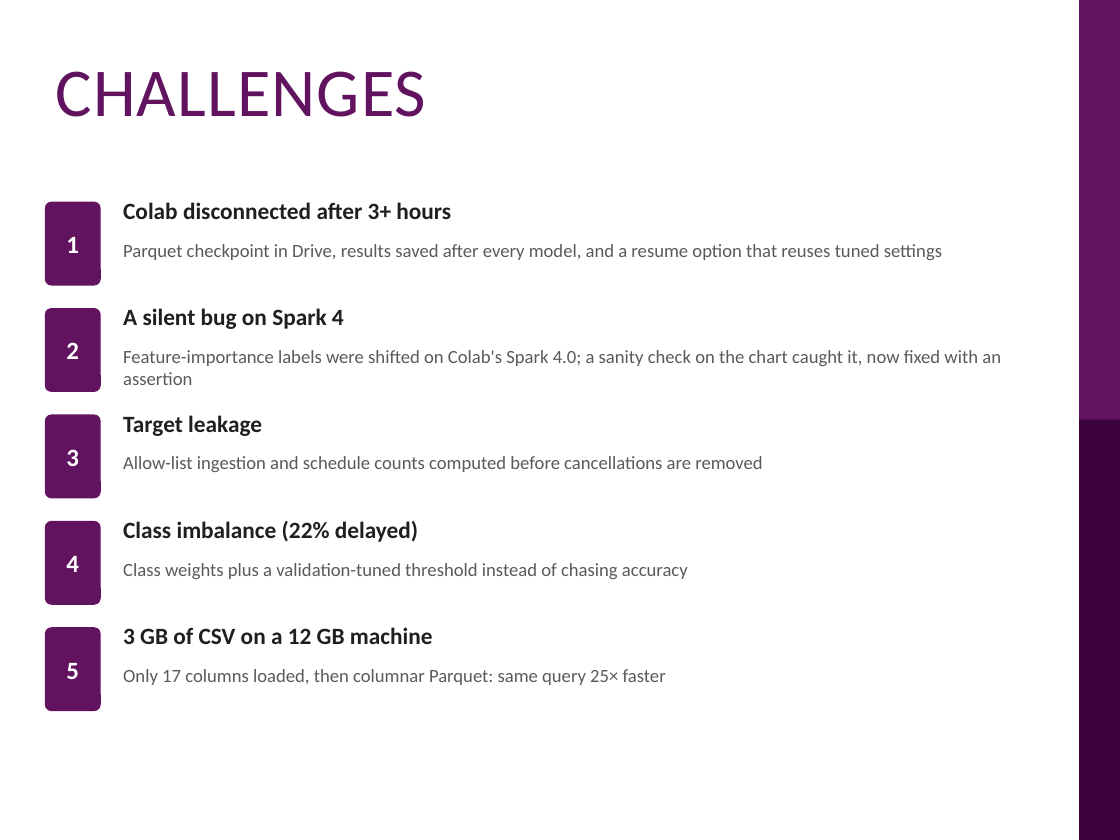
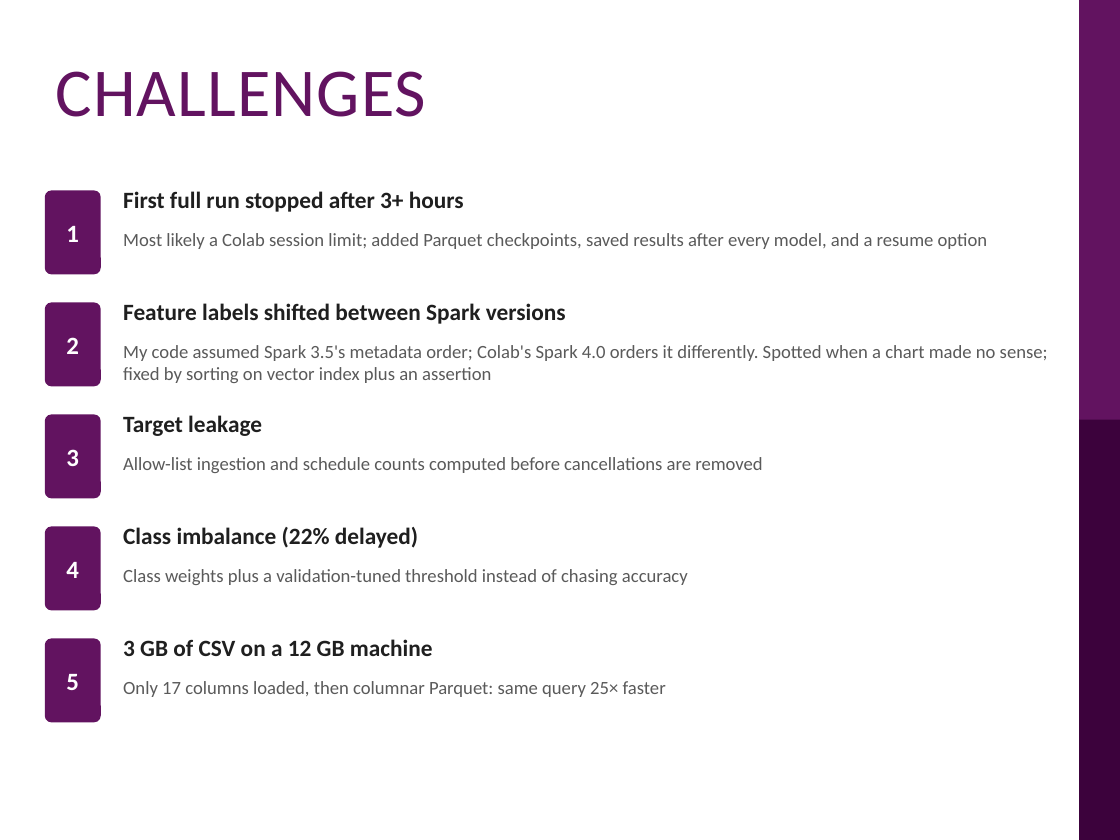
Before and after one commit to tiong0526/clone-21092024, a slide deck: slide 14 of bdmla-flight-delay/presentation/BDMLA_CW1_Flight_Delay_Presentation.pptx. Drawn at 1120x840 pixels with LibreOffice and Linux fonts; fonts in the diff are those of the drawing; background and template pictures are left out. Boxes give left, top, right and bottom in pixels: in the first picture for what was removed or moved away, otherwise in the second. Text is boxed around its words. In the diff, an @@ line names an element or a change of style, - is before the commit and + after.

```diff
--- a/bdmla-flight-delay/presentation/BDMLA_CW1_Flight_Delay_Presentation.pptx
+++ b/bdmla-flight-delay/presentation/BDMLA_CW1_Flight_Delay_Presentation.pptx
@@ rounded rectangle "1" moved from (x1=45, y1=202, x2=101, y2=286) to (x1=45, y1=190, x2=101, y2=274) @@
@@ text at (x1=123, y1=191, x2=464, y2=212): text changed @@
-Colab disconnected after 3+ hours
+First full run stopped after 3+ hours
@@ text at (x1=123, y1=233, x2=988, y2=249): text changed @@
-Parquet checkpoint in Drive, results saved after every model, and a resume option that reuses tuned settings
+Most likely a Colab session limit; added Parquet checkpoints, saved results after every model, and a resume option
@@ rounded rectangle "2" moved from (x1=45, y1=308, x2=101, y2=392) to (x1=45, y1=302, x2=101, y2=386) @@
@@ text at (x1=123, y1=303, x2=566, y2=324): text changed @@
-A silent bug on Spark 4
+Feature labels shifted between Spark versions
@@ text at (x1=123, y1=345, x2=1048, y2=383): text changed @@
-Feature-importance labels were shifted on Colab's Spark 4.0; a sanity check on the chart caught it, now fixed with an assertion
+My code assumed Spark 3.5's metadata order; Colab's Spark 4.0 orders it differently. Spotted when a chart made no sense; fixed by sorting on vector index plus an assertion
@@ rounded rectangle "4" moved from (x1=45, y1=521, x2=101, y2=605) to (x1=45, y1=526, x2=101, y2=610) @@
@@ text "Class imbalance (22% delayed)" moved from (x1=123, y1=521, x2=418, y2=542) to (x1=123, y1=527, x2=418, y2=548) @@
@@ text "Class weights plus a validation-tuned ..." moved from (x1=123, y1=563, x2=688, y2=579) to (x1=123, y1=569, x2=688, y2=585) @@
@@ rounded rectangle "5" moved from (x1=45, y1=627, x2=101, y2=711) to (x1=45, y1=638, x2=101, y2=722) @@
@@ text "3 GB of CSV on ..." moved from (x1=123, y1=627, x2=433, y2=644) to (x1=123, y1=639, x2=433, y2=656) @@
@@ text "Only 17 columns loaded, then ..." moved from (x1=123, y1=669, x2=666, y2=685) to (x1=123, y1=681, x2=666, y2=697) @@
```
Also in this commit, not shown: 7 other slides changed, 2 slides added, 3 other files.
